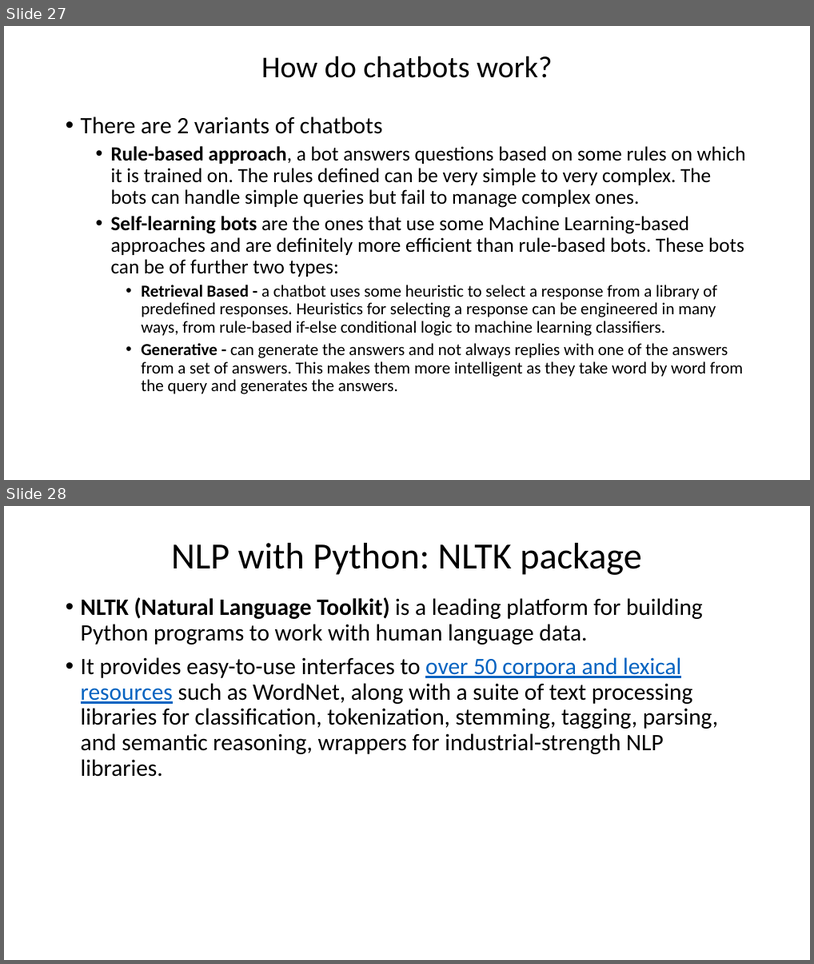
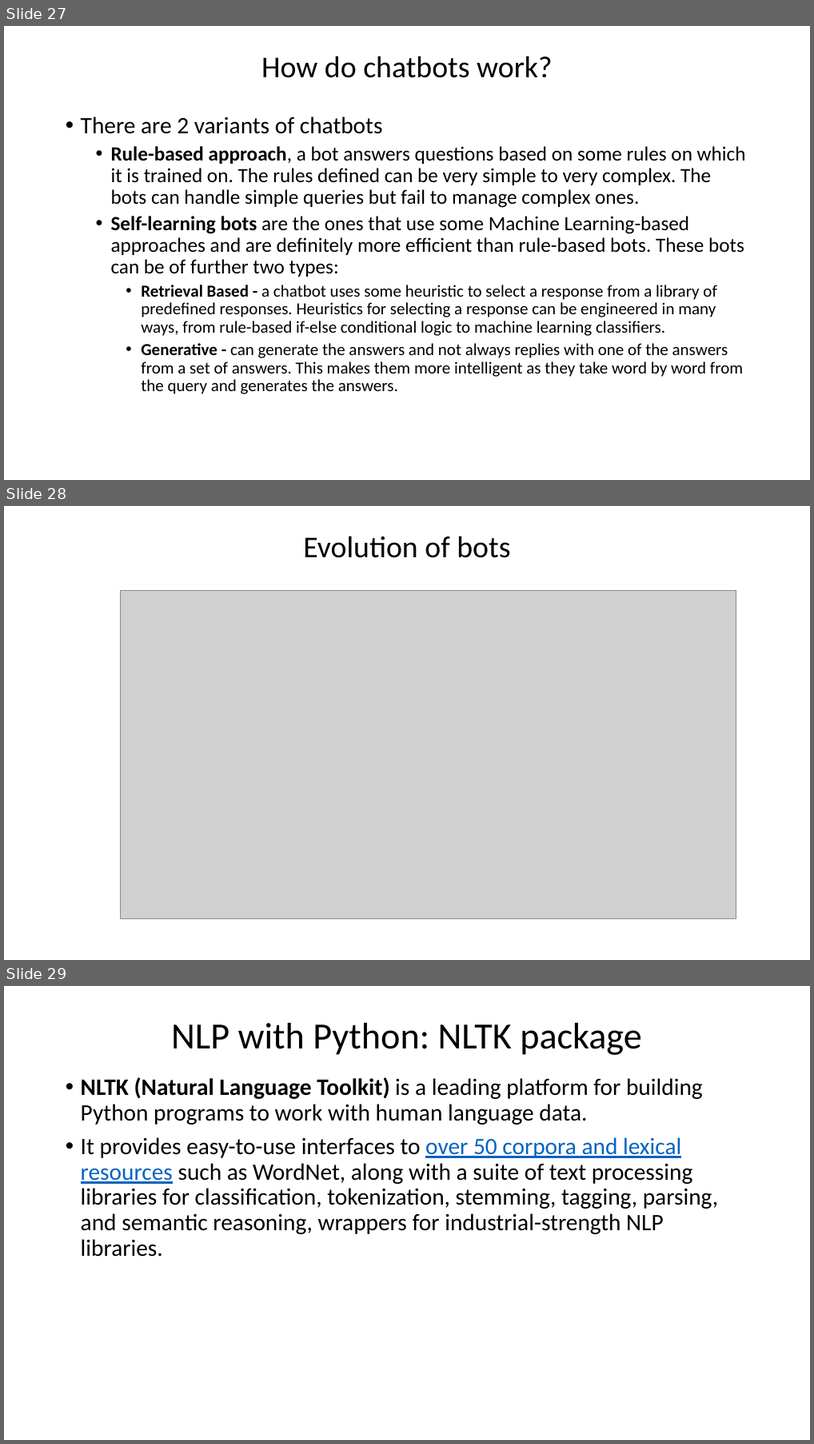
Before and after one commit to antongeorgescu/machine-learning-documentation, a slide deck: Natural Language Processing - Presentation.pptx. Shown one above the other, each under a label of ours: slides 27 and 28 before the commit, slides 27, 28 and 29 after it. The pictures are 814x964 and 814x1444 pixels, drawn with LibreOffice and Linux fonts; fonts in the diff are those of the drawing; grey boxes stand for pictures. Boxes give left, top, right and bottom in pixels: in the first picture for what was removed or moved away, otherwise in the second. Text is boxed around its words. In the diff, an @@ line names an element or a change of style, - is before the commit and + after.

Commit message:
Added slide about chatbots evolution

```diff
--- a/Natural Language Processing - Presentation.pptx
+++ b/Natural Language Processing - Presentation.pptx
@@ slide 28 added at [4, 506, 810, 960], background #FFFFFF @@
@@ title added at [303, 536, 510, 558], 36 pt, text #000000 @@
+Evolution of bots
@@ picture added at [120, 590, 737, 918] @@
@@ what was slide 28 is now slide 29 @@
```
Also in this commit, not shown: 4 slides changed.
